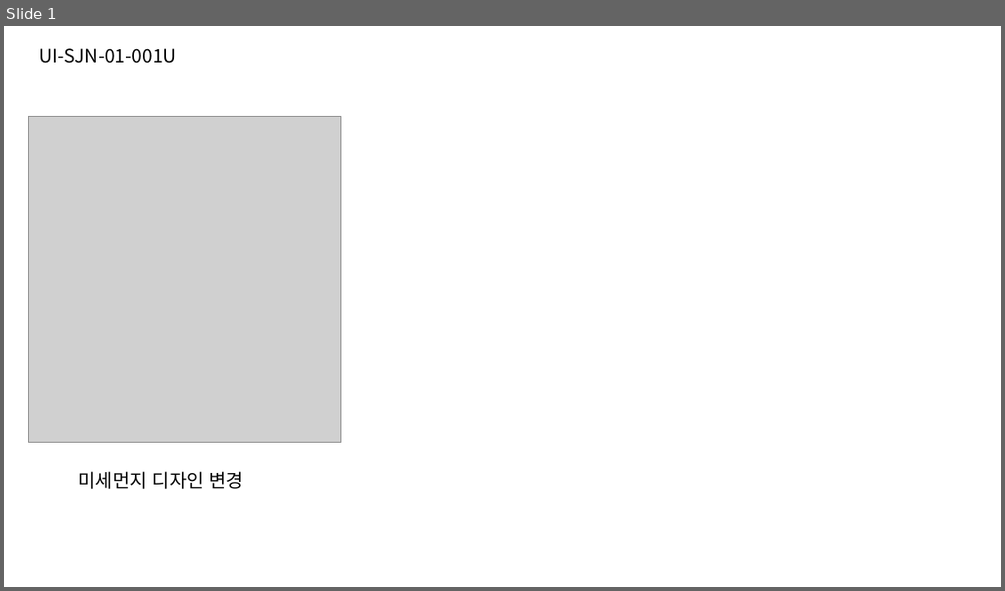
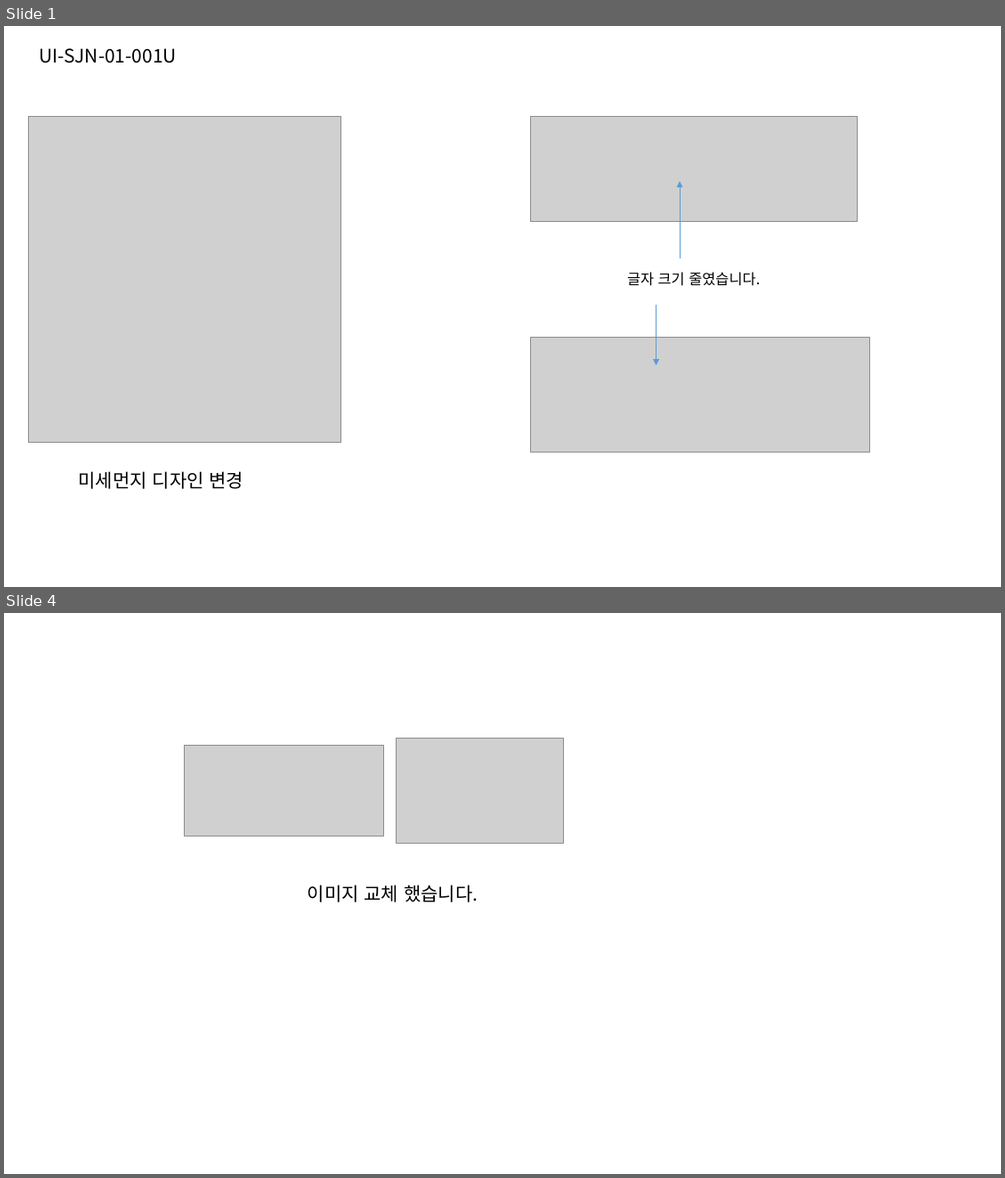
Before and after one commit to jeoungGyy/sejong, a slide deck: ppt/05-10.pptx. Shown one above the other, each under a label of ours: slide 1 before the commit, slides 1 and 4 after it; the slides between them are not shown. The pictures are 1005x591 and 1005x1178 pixels, drawn with LibreOffice and Linux fonts; fonts in the diff are those of the drawing; grey boxes stand for pictures. Boxes give left, top, right and bottom in pixels: in the first picture for what was removed or moved away, otherwise in the second. Text is boxed around its words. In the diff, an @@ line names an element or a change of style, - is before the commit and + after.

```diff
--- a/ppt/05-10.pptx
+++ b/ppt/05-10.pptx
@@ slide 4 added at bbox=[4, 613, 1001, 1174], background #FFFFFF @@
@@ picture added at bbox=[184, 746, 384, 835] @@
@@ picture added at bbox=[396, 738, 563, 844] @@
@@ text added at bbox=[307, 884, 477, 902], 18 pt, text #000000 @@
+이미지 교체 했습니다.
@@ slide 1 changed as well @@
@@ picture added at bbox=[531, 117, 858, 221] @@
@@ arrow added from (680, 258) to (680, 181), #5B9BD5 0.5 pt @@
@@ text added at bbox=[627, 272, 760, 286], 14 pt, text #000000 @@
+글자 크기 줄였습니다.
@@ arrow added from (656, 305) to (656, 365), #5B9BD5 0.5 pt @@
@@ picture added at bbox=[531, 338, 870, 451] @@
```
Also in this commit, not shown: 2 other slides added, 13 other files.
